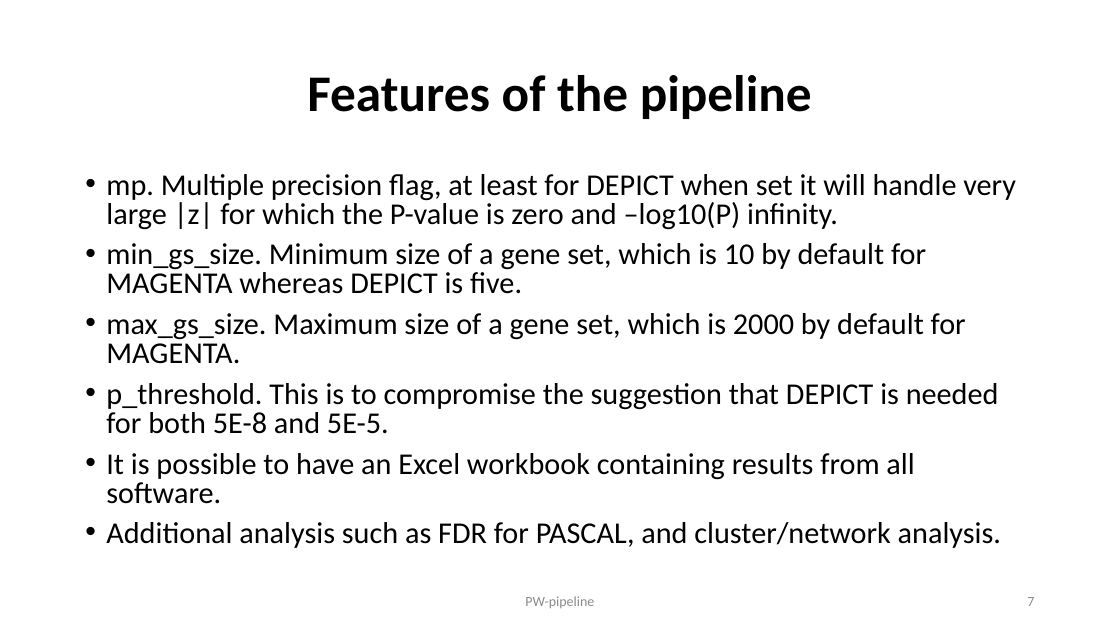
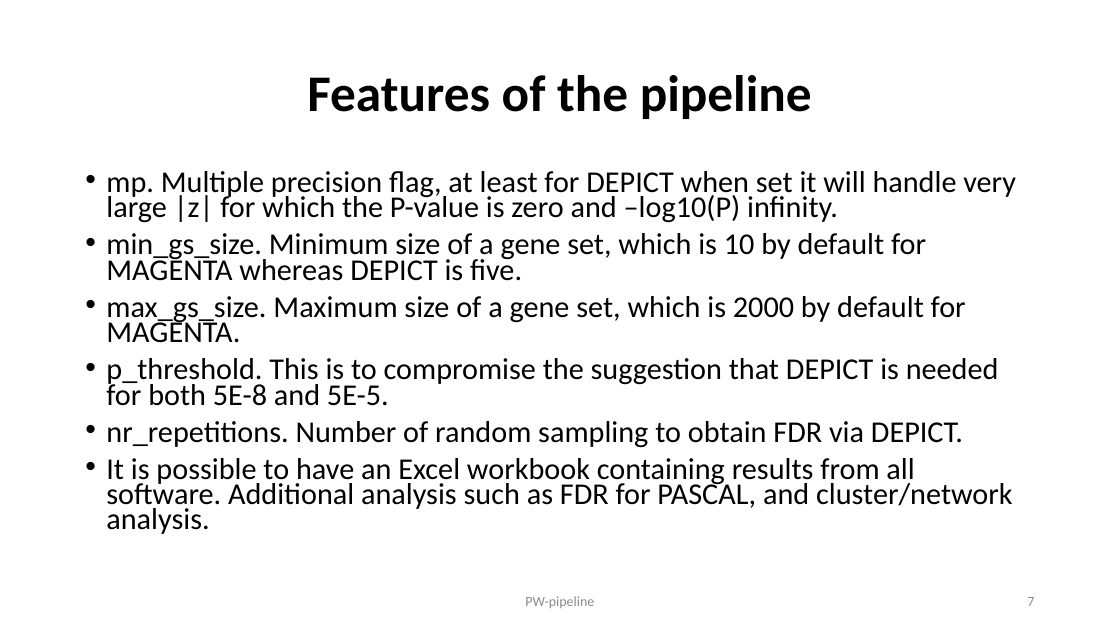
Before and after one commit to jinghuazhao/PW-pipeline, a slide deck: slide 7 of README.pptx. Drawn at 1120x630 pixels with LibreOffice and Linux fonts; fonts in the diff are those of the drawing. Boxes give left, top, right and bottom in pixels: in the first picture for what was removed or moved away, otherwise in the second. Text is boxed around its words. In the diff, an @@ line names an element or a change of style, - is before the commit and + after.

```diff
--- a/README.pptx
+++ b/README.pptx
@@ text at [106, 171, 1016, 406]: line spacing 0.8 to 0.7 @@
@@ text at [106, 421, 1013, 534]: text changed @@
-• It is possible to have an Excel workbook containing results from all software.
-• Additional analysis such as FDR for PASCAL, and cluster/network analysis.
+• nr_repetitions. Number of random sampling to obtain FDR via DEPICT.
+• It is possible to have an Excel workbook containing results from all software. Additional analysis such as FDR for PASCAL, and cluster/network analysis.
```
Also in this commit, not shown: 6 other slides changed, 1 slide added.
